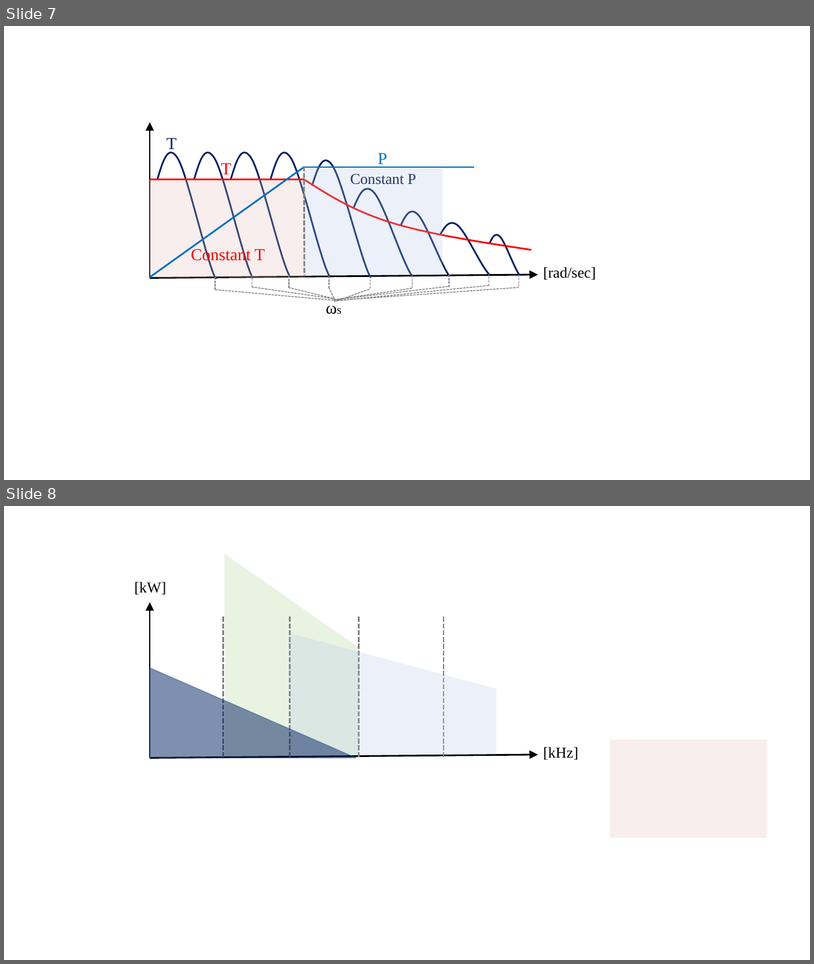
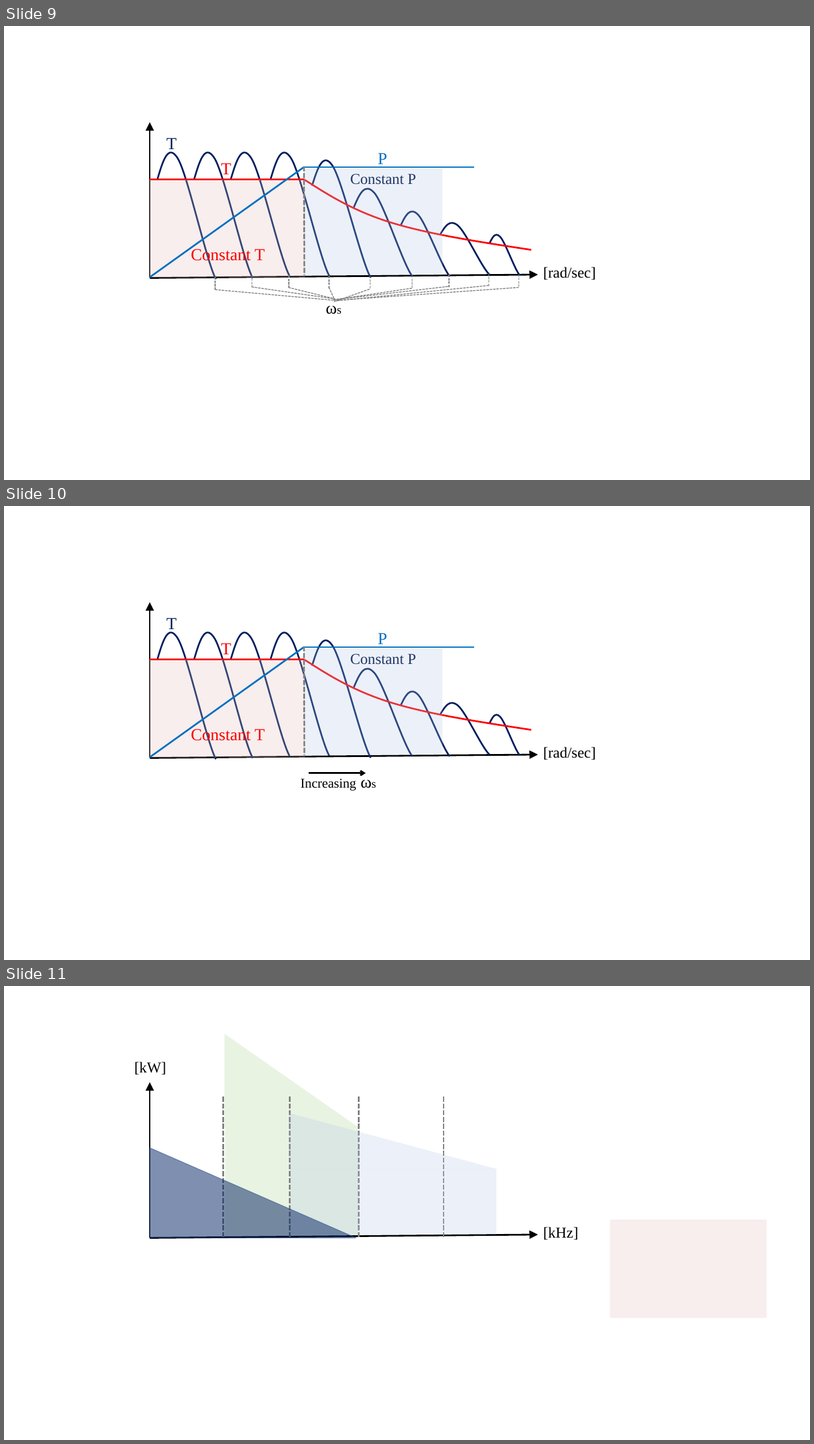
Before and after one commit to EnesAyaz/WPTMotor, a slide deck: Thesis/Visio/chapter-3/MotorDrive.pptx. Shown one above the other, each under a label of ours: slides 7 and 8 before the commit, slides 9, 10 and 11 after it. The pictures are 814x964 and 814x1444 pixels, drawn with LibreOffice and Linux fonts; fonts in the diff are those of the drawing. Boxes give left, top, right and bottom in pixels: in the first picture for what was removed or moved away, otherwise in the second. Text is boxed around its words. In the diff, an @@ line names an element or a change of style, - is before the commit and + after.

```diff
--- a/Thesis/Visio/chapter-3/MotorDrive.pptx
+++ b/Thesis/Visio/chapter-3/MotorDrive.pptx
@@ slide 10 added at box(4, 506, 810, 960), background #FFFFFF @@
@@ arrow added from (150, 757) to (150, 602), #000000 2 pt @@
@@ text added at box(167, 618, 177, 633), 20 pt, text #002060 @@
+T
@@ line added from (304, 647) to (150, 757), #0070C0 2 pt @@
@@ freeform shape added at box(158, 633, 216, 759), outline #002060 2 pt @@
@@ freeform shape added at box(194, 633, 252, 757), outline #002060 2 pt @@
@@ text added at box(221, 643, 231, 658), 20 pt, text #FF0000 @@
+T
@@ freeform shape added at box(231, 633, 290, 756), outline #002060 2 pt @@
@@ freeform shape added at box(271, 633, 329, 755), outline #002060 2 pt @@
@@ line added from (474, 647) to (304, 647), #0070C0 2 pt @@
@@ rectangle added at box(304, 648, 443, 755), fill #B4C7E7 at 25% opacity @@
@@ line added from (304, 646) to (305, 755), #808080 2 pt dashed @@
@@ freeform shape added at box(312, 640, 371, 757), outline #002060 2 pt @@
@@ text added at box(378, 633, 387, 647), 20 pt, text #0070C0 @@
+P
@@ rectangle added at box(149, 660, 305, 757), fill #E3BCB9 at 25% opacity @@
@@ line added from (305, 660) to (150, 660), #FF0000 2 pt @@
@@ freeform shape added at box(305, 660, 531, 730), outline #FF0000 2 pt @@
@@ text added at box(350, 654, 416, 664), 18 pt, text #203864 @@
+Constant P
@@ freeform shape added at box(354, 669, 413, 756), outline #002060 2 pt @@
@@ freeform shape added at box(401, 691, 450, 756), outline #002060 2 pt @@
@@ freeform shape added at box(441, 703, 490, 754), outline #002060 2 pt @@
@@ freeform shape added at box(490, 715, 520, 755), outline #002060 2 pt @@
@@ text added at box(191, 727, 265, 744), 20 pt, text #FF0000 @@
+Constant T
@@ arrow added from (150, 757) to (538, 754), #000000 2 pt @@
@@ text added at box(543, 747, 596, 760), 18 pt, text #000000 @@
+[rad/sec]
@@ arrow added from (309, 773) to (366, 773), #000000 2 pt @@
@@ text added at box(300, 778, 356, 790), 16 pt, text #000000 @@
+Increasing ωs
@@ what was slide 7 is now slide 9 @@
@@ what was slide 8 is now slide 11 @@
```
Also in this commit, not shown: 3 other slides added, 19 other files.
